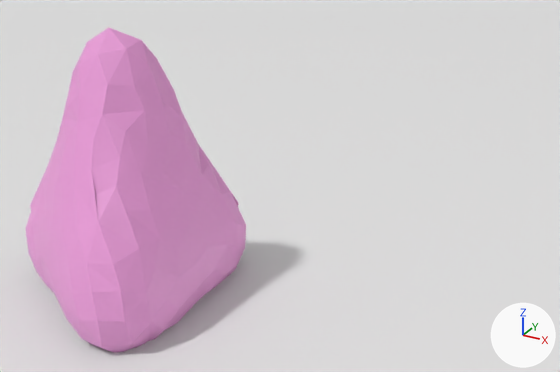
A saved change to the FBX model 3DcommunityViewer/viewer/map/scene_community.fbx.
The view is the same before and after, from a camera (50 mm lens) standing at (1.212, -1.393, 1.085) and looking at (0.279, 0.302, 0.238). Lighting does not change. The marker at lower right points along +X, +Y and +Z. Where no turn or scale is listed for an object, it has been applied to the vertices.

Objects in the first picture: 'Plane', 'caiilou-nez_Teerla'.
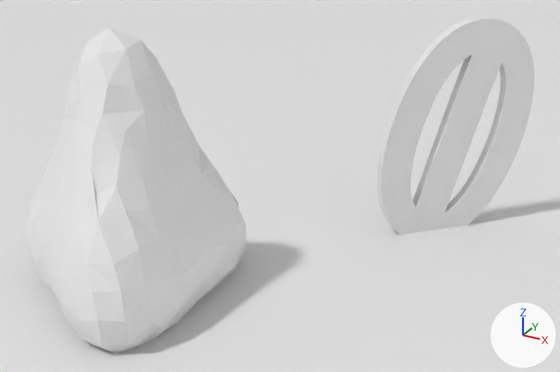
Location of each change, (x1, y1, x2, y2) in pixels of the pictures (560 x 372 px):
'caiilou-nez_Teerla', recoloured (pink to white)
    both: (26, 28, 246, 353)
'01-MyCast', added
    after: (377, 17, 535, 235)

What the commit changed:
me_rock has 238 vertices, 477 faces and spans x -0.327..0.227, y -0.298..0.293, z -0.527..0.229.
me_rock no longer uses material mat_material (pink #e79ad5).
Mesh me_text_001 is new.
It has 192 vertices, 286 faces and spans x -0.178..0.178, y -0.178..0.178, z -0.342..0.342.
Object '01-MyCast' (ob_01_mycast) is new; it shows me_text_001.
Its location is (0.621, 0.757, 0.3).
